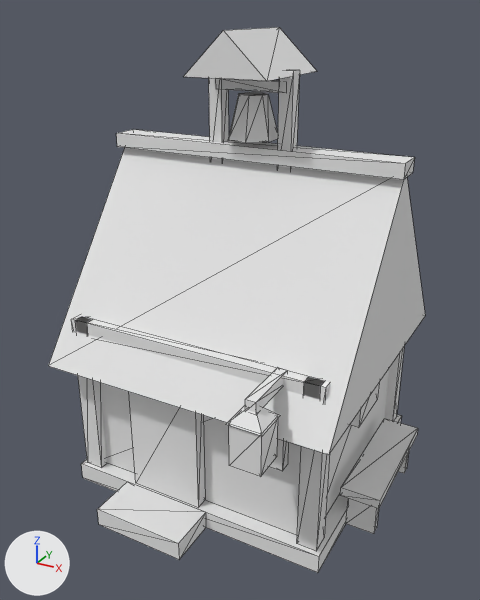
The glTF model assets/models/keeper-hut.glb as it was, and as the next commit left it.
Before and after are seen from a 50 mm lens placed at (3.1, -5.89, 4.93), pointed at (0.04, -0.34, 2.15). The axes (+X, +Y, +Z) are drawn at lower left. The lights are the same throughout. The older version comes first. Mesh edges are drawn as thin lines. Vertices at exactly the same position are counted once.

The scene before the commit, as lines of its bpy script (objects in view):
```python
me_keeper_hut = bpy.data.meshes.new('keeper-hut')
me_keeper_hut.from_pydata(...)  # 215 vertices, 294 faces; spans x -1.58..1.8, y -1.92..1.55, z 0.0..4.75
me_keeper_hut.materials.append(mat_palette)  # its picture is missing
ob_keeper_hut = bpy.data.objects.new('keeper-hut', me_keeper_hut)
ob_keeper_hut.location = (0.0, 0.0, 0.0)
```
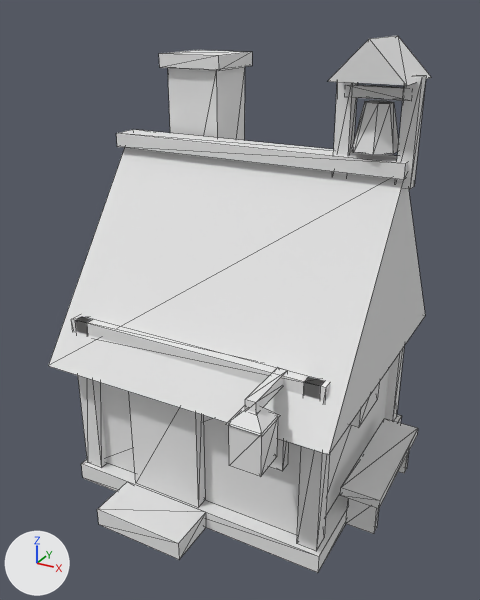
What differs and where, as boxes (x1, y1, x2, y2) in the pictures (480 x 600 px; the box of a moved part takes in the faces that stretch with it):
```json
{"object": "keeper-hut", "change": "reshaped", "before": [49, 27, 425, 572], "after": [49, 36, 431, 572]}
{"part": 1, "of": "me_keeper_hut", "change": "moved or reshaped", "before": [277, 70, 300, 169], "after": [332, 82, 358, 176]}
{"part": 2, "of": "me_keeper_hut", "change": "moved or reshaped", "before": [209, 78, 229, 161], "after": [395, 75, 426, 189]}
{"part": 3, "of": "me_keeper_hut", "change": "moved or reshaped", "before": [184, 27, 316, 81], "after": [328, 36, 431, 86]}
{"part": 4, "of": "me_keeper_hut", "change": "added", "after": [168, 67, 245, 140]}
{"part": 5, "of": "me_keeper_hut", "change": "added", "after": [159, 50, 252, 71]}
{"part": 6, "of": "me_keeper_hut", "change": "added", "after": [352, 100, 399, 155]}
{"part": 7, "of": "me_keeper_hut", "change": "added", "after": [352, 85, 404, 101]}
{"part": 8, "of": "me_keeper_hut", "change": "deleted", "before": [228, 92, 278, 143]}
{"part": 9, "of": "me_keeper_hut", "change": "deleted", "before": [222, 79, 279, 93]}
```

Edits to the scene script, one JSON object a line:
```json
{"block": "me_keeper_hut", "where": "# used by ob_keeper_hut; location = (0.0, 0.0, 0.0)"}
{"op": "remove", "block": "me_keeper_hut", "code": "me_keeper_hut.from_pydata(...)  # 215 vertices, 294 faces; spans x -1.58..1.8, y -1.92..1.55, z 0.0..4.75"}
{"op": "add", "block": "me_keeper_hut", "code": "me_keeper_hut.from_pydata(...)  # 231 vertices, 316 faces; spans x -1.58..1.8, y -1.92..1.55, z 0.0..4.7"}
{"block": "me_keeper_hut", "change": "me_keeper_hut part 1: the loose piece of 8 vertices spanning x 0.31..0.45, y -0.07..0.07, z 3.45..4.4 is moved by (0.57, 0.0, 0.0)"}
{"block": "me_keeper_hut", "change": "me_keeper_hut part 2: the loose piece of 8 vertices spanning x -0.45..-0.31, y -0.07..0.07, z 3.45..4.4 is moved by (1.93, 0.0, 0.0)"}
{"block": "me_keeper_hut", "change": "me_keeper_hut part 3: the loose piece of 6 vertices spanning x -0.43..0.43, y -0.55..0.55, z 4.35..4.75 is scaled about its middle by (0.8, 0.709, 0.857), then moved by (1.25, 0.0, -0.02)"}
{"block": "me_keeper_hut", "change": "me_keeper_hut part 4: the loose piece of 8 vertices spanning x -0.45..-0.31, y -0.07..0.07, z 3.45..4.4 is copied, and the copy is scaled about its middle by (4.29, 4.29, 2.47), then moved by (-0.47, 0.55, -0.75); it spans x -1.15..-0.55, y 0.25..0.85, z 2.0..4.35"}
{"block": "me_keeper_hut", "change": "me_keeper_hut part 5: a new loose piece, a box spanning x -1.21..-0.49, y 0.19..0.91, z 4.35..4.49, in mat_palette (its picture is missing)"}
{"block": "me_keeper_hut", "change": "me_keeper_hut part 6: a new loose piece, a 7-sided cut cone along z (radius 0.22 at the low end, 0.13 at the high end) spanning x 1.03..1.45, y -0.21..0.21, z 3.75..4.17, in mat_palette (its picture is missing)"}
{"block": "me_keeper_hut", "change": "me_keeper_hut part 7: a new loose piece, a box spanning x 0.95..1.55, y -0.05..0.05, z 4.2..4.3, in mat_palette (its picture is missing)"}
{"block": "me_keeper_hut", "change": "me_keeper_hut part 8: the loose piece of 14 vertices spanning x -0.26..0.23, y -0.25..0.25, z 3.75..4.17 is deleted"}
{"block": "me_keeper_hut", "change": "me_keeper_hut part 9: the loose piece of 8 vertices spanning x -0.38..0.38, y -0.05..0.05, z 4.2..4.3 is deleted"}
```
